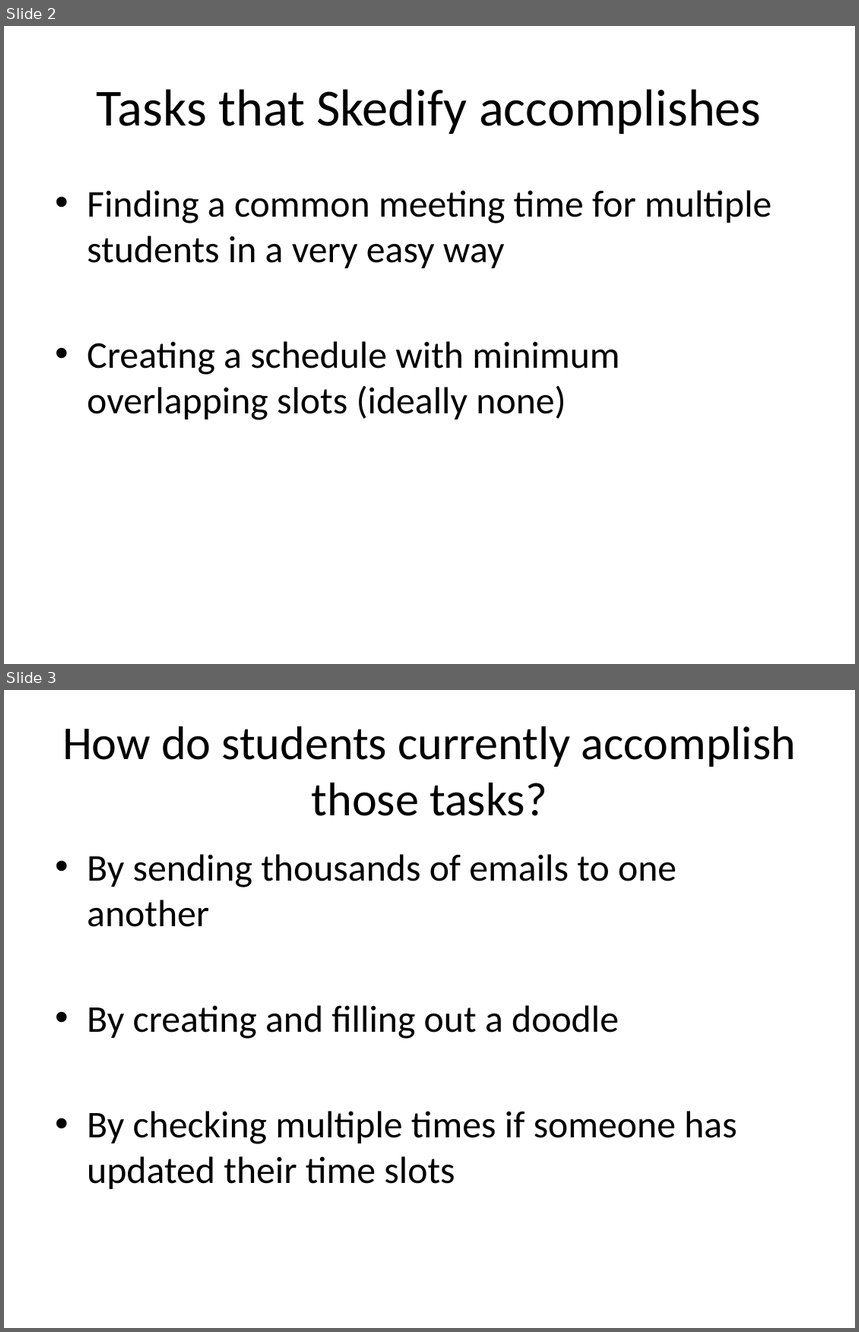
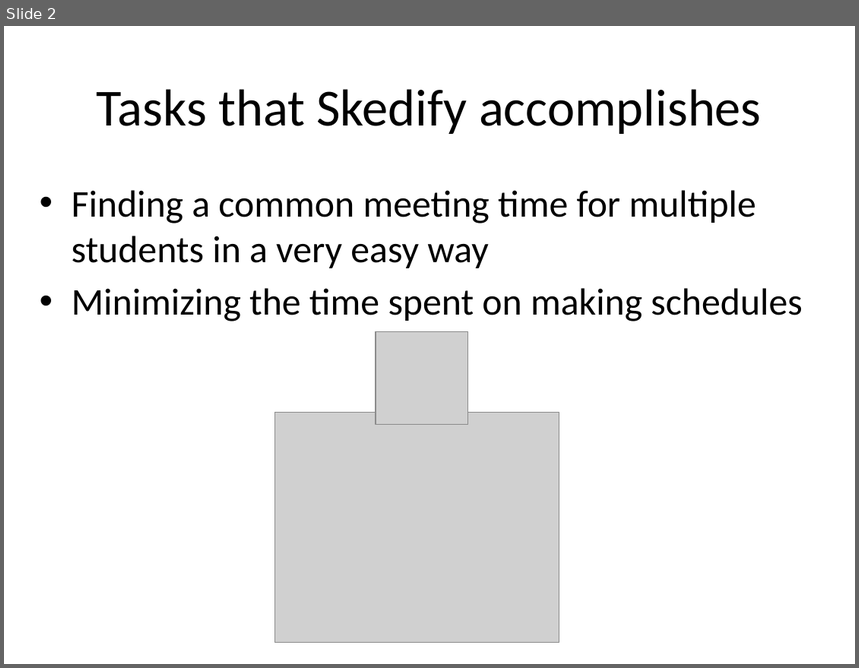
Before and after one commit to mremad/RWTH-iPhone-Project, a slide deck: Presentation.pptx. Shown one above the other, each under a label of ours: slides 2 and 3 before the commit, slide 2 after it. The pictures are 859x1332 and 859x668 pixels, drawn with LibreOffice and Linux fonts; fonts in the diff are those of the drawing; grey boxes stand for pictures. Boxes give left, top, right and bottom in pixels: in the first picture for what was removed or moved away, otherwise in the second. Text is boxed around its words. In the diff, an @@ line names an element or a change of style, - is before the commit and + after.

```diff
--- a/Presentation.pptx
+++ b/Presentation.pptx
@@ slide 3 removed at bbox=[4, 690, 855, 1328], background #FFFFFF @@
@@ title removed at bbox=[63, 726, 796, 816] @@
-How do students currently accomplish those tasks?
@@ text removed at bbox=[87, 854, 737, 1189] @@
-• By sending thousands of emails to one another
-• By creating and filling out a doodle
-• By checking multiple times if someone has updated their time slots
@@ slide 2 changed as well @@
@@ text "Finding a common meeting time ...": place and size @@
-text "Finding a common meeting time ..." at bbox=[87, 190, 772, 420]
+text "Finding a common meeting time ..." at bbox=[72, 190, 802, 322]
@@ text at bbox=[72, 288, 802, 322]: text changed @@
-• Creating a schedule with minimum overlapping slots (ideally none)
+• Minimizing the time spent on making schedules
@@ picture added at bbox=[376, 332, 468, 424] @@
@@ picture added at bbox=[275, 412, 559, 642] @@
```
Also in this commit, not shown: 3 other slides changed, 1 slide added.
